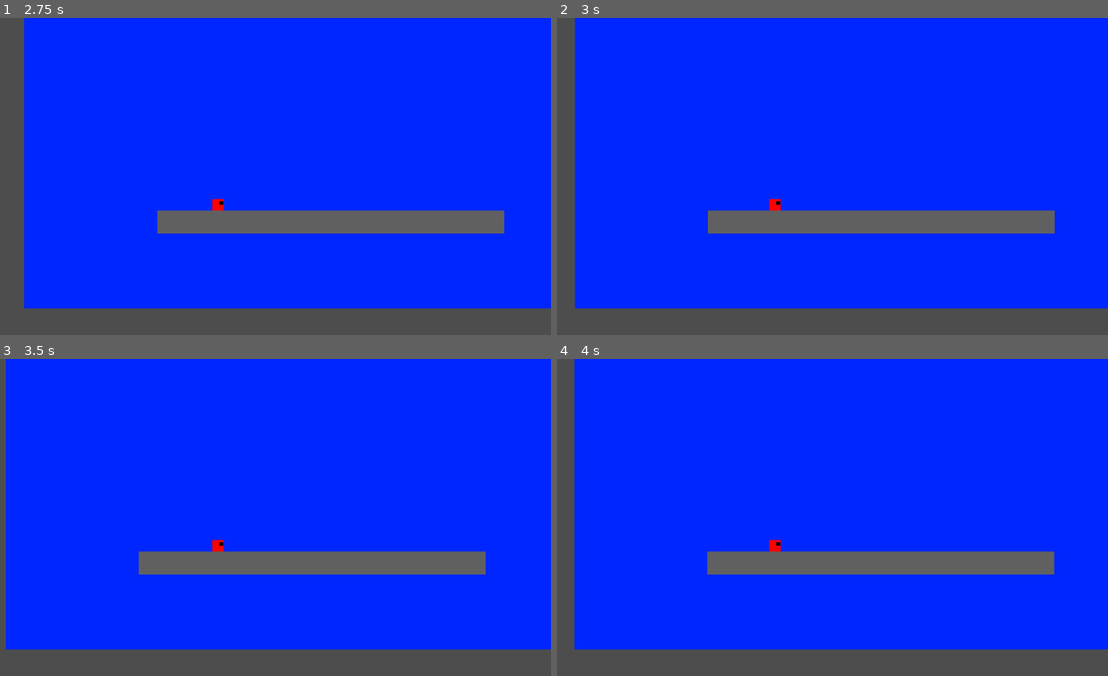
Above: before the commit, frames 1-4 (two rows, left to right).
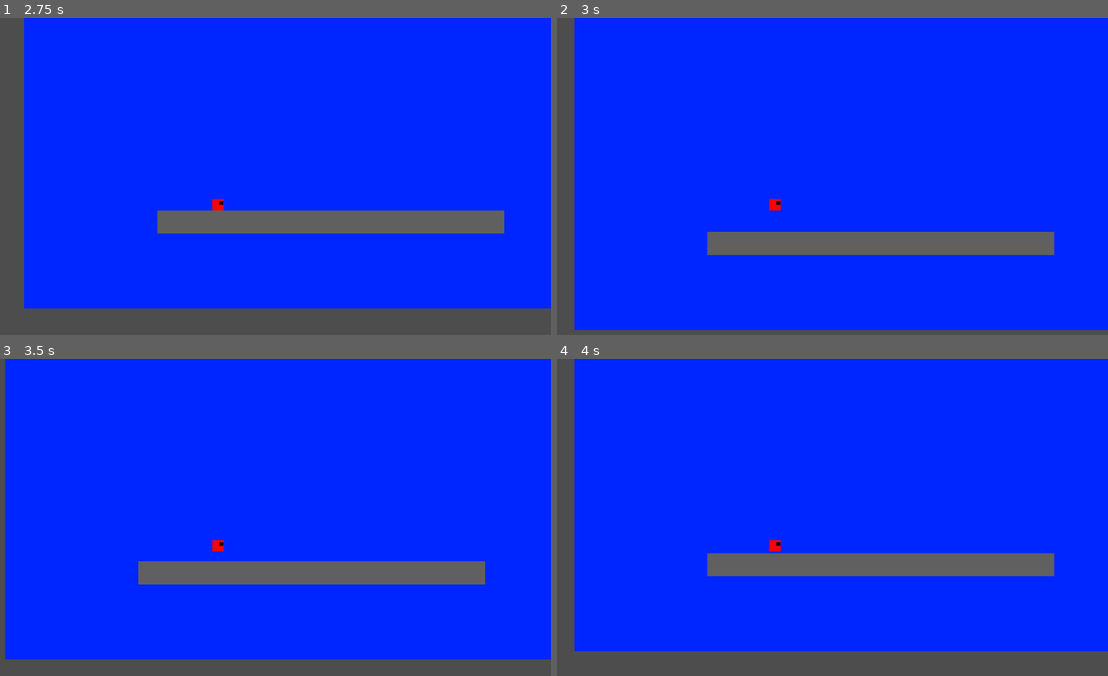
Above: after the commit, the same moments.

Repository: aduImperfect/SquarePlatformer
Game: Godot game, scene res://TSCN/main.tscn
The game is run twice, just before and just after one commit, with the same random seed, the same clock (stepped at 60 frames per second) and the same inputs.
Inputs:
- Up to frame 1 (2.75 s): tap Enter at 0.5 s; hold Right 0.53-1.28 s; hold Left 1.28-2.03 s; hold Right from 2.03 s (still down)
- Up to frame 2 (3 s): release Right at 2.78 s; hold Up from 2.78 s (still down)
- Up to frame 3 (3.5 s): keep holding Up
- Up to frame 4 (4 s): release Up at 3.53 s; hold Left from 3.53 s (still down)

Frame 1 is identical in both runs. In frame 2, 15% of the frame differs, in the area x 3-100%, y 0-99%; in frame 3, 7.2%; in frame 4, 1.6%.

Commit message:
Pushing changes in tied with jump and movement code. Still looking into why the collision signal is not giving any information for entering and exiting ground!

Diff:
--- a/square-platformer/TSCN/player.tscn
+++ b/square-platformer/TSCN/player.tscn
@@ -25,3 +25,6 @@
 [node name="Player" type="Sprite2D" parent="PlayerRB2D" unique_id=1804753450]
 scale = Vector2(0.025, 0.025)
 texture = ExtResource("1_mc0db")
+
+[connection signal="body_entered" from="PlayerRB2D" to="PlayerRB2D" method="_on_body_entered"]
+[connection signal="body_exited" from="PlayerRB2D" to="PlayerRB2D" method="_on_body_exited"]
--- a/square-platformer/TSCN/player_input_mgr.gd
+++ b/square-platformer/TSCN/player_input_mgr.gd
@@ -1,17 +1,22 @@
 extends RigidBody2D
 
-@export var forward_vector : Vector2 = -global_transform.x
-@export var up_vector : Vector2 = -global_transform.y
+#@export var forward_vector : Vector2 = global_transform.x
+#@export var up_vector : Vector2 = -global_transform.y
 
 @export var up_speed : float = 0.0
 @export var horiz_speed : float = 0.0
 
 @export var no_input : bool = false
+@export var is_jumping : bool = false
+@export var grounded : bool = true
 
 # Called when the node enters the scene tree for the first time.
 func _ready() -> void:
-	up_speed = 20.0
+	up_speed = 0.0
 	horiz_speed = 0.0
+	no_input = false
+	is_jumping = false
+	grounded = true
 
 # Called every frame. 'delta' is the elapsed time since the previous frame.
 func _process(_delta: float) -> void:
@@ -22,10 +27,22 @@
 			horiz_speed -= _delta * 20.0
 		else:
 			horiz_speed = 0.0
-	#print(horiz_speed)
+
+	if is_jumping == true && grounded == true:
+		up_speed = 300.0
+		grounded = false
+	elif grounded == false:
+		if up_speed > 0.1:
+			up_speed -= _delta * 200.0
+		else:
+			up_speed = 0.0
+
+	#print(up_speed)
 
 func _physics_process(_delta: float) -> void:
 	position.x += _delta * horiz_speed
+	position.y -= _delta * up_speed
+
 
 func _input(_event: InputEvent) -> void:
 	if _event is InputEventKey and _event.keycode == KEY_LEFT:
@@ -44,7 +61,19 @@
 		else:
 			no_input = true
 
-	#if _event is InputEventKey and _event.keycode == KEY_UP:
-		#if _event.is_pressed():
-			#print("UP KEY PRESSED")
-			#apply_force(up_vector * up_speed)
+	if _event is InputEventKey and _event.keycode == KEY_UP:
+		if _event.is_pressed():
+			is_jumping = true
+		else:
+			is_jumping = false
+
+func _on_body_entered(_body: Node) -> void:
+	if _body.get_groups()[0] == "GROUND":
+		print("I AM ON THE GROUND AGAIN!")
+		grounded = true
+		up_speed = 0.0
+
+func _on_body_exited(_body: Node) -> void:
+	if _body.get_groups()[0] == "GROUND":
+		print("UP I GO!!")
+		grounded = false
